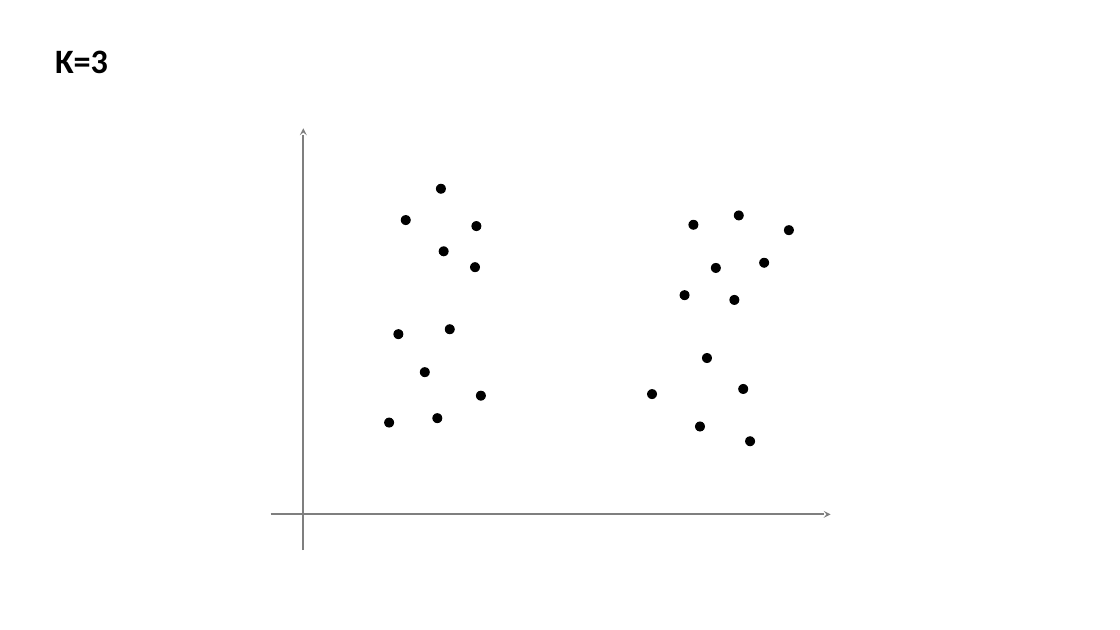
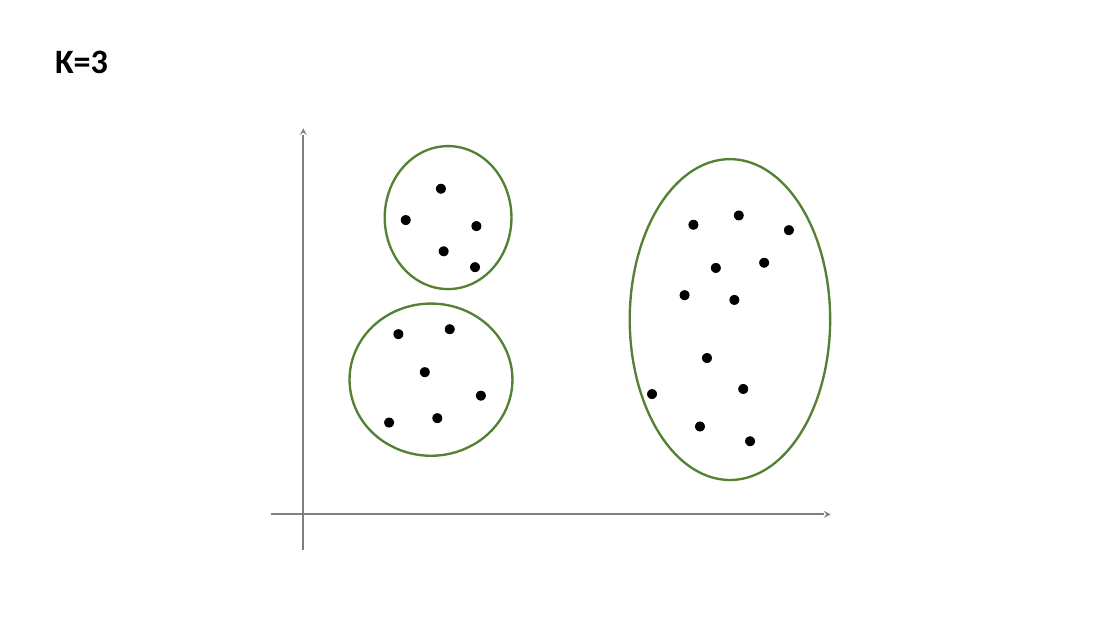
Before and after one commit to ICBI/AIMAHEAD_GU, a slide deck: slide 31 of Courses/ML_Concepts/Module_02_Introduction_to_Unsupervised_Learning/Module_02_Unsupervised_Learning_K_means_Clustering.pptx (slide 34 before the commit). Drawn at 1120x630 pixels with LibreOffice and Linux fonts; fonts in the diff are those of the drawing. Boxes give left, top, right and bottom in pixels: in the first picture for what was removed or moved away, otherwise in the second. Text is boxed around its words. In the diff, an @@ line names an element or a change of style, - is before the commit and + after.

```diff
--- a/Courses/ML_Concepts/Module_02_Introduction_to_Unsupervised_Learning/Module_02_Unsupervised_Learning_K_means_Clustering.pptx
+++ b/Courses/ML_Concepts/Module_02_Introduction_to_Unsupervised_Learning/Module_02_Unsupervised_Learning_K_means_Clustering.pptx
@@ ellipse added at (385, 146, 512, 289), outline #548235 2 pt @@
@@ ellipse added at (630, 159, 831, 480), outline #548235 2 pt @@
@@ ellipse added at (350, 303, 513, 455), outline #548235 2 pt @@
```
Also in this commit, not shown: 5 other slides changed, 6 slides removed, 29 other files.
